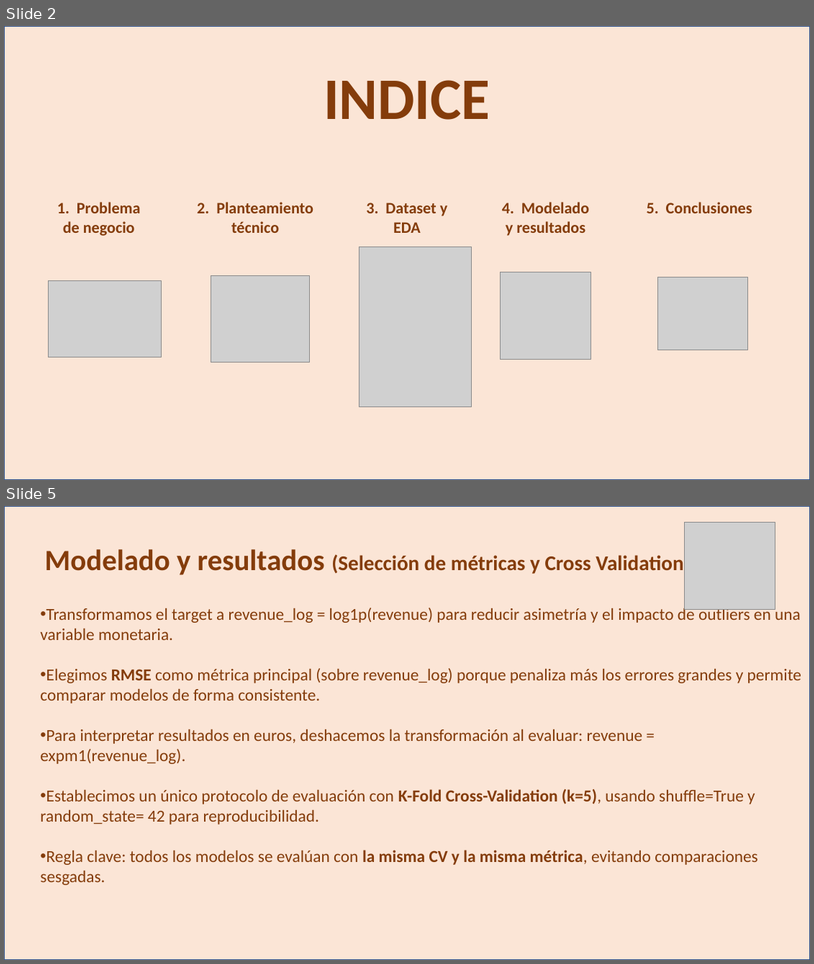
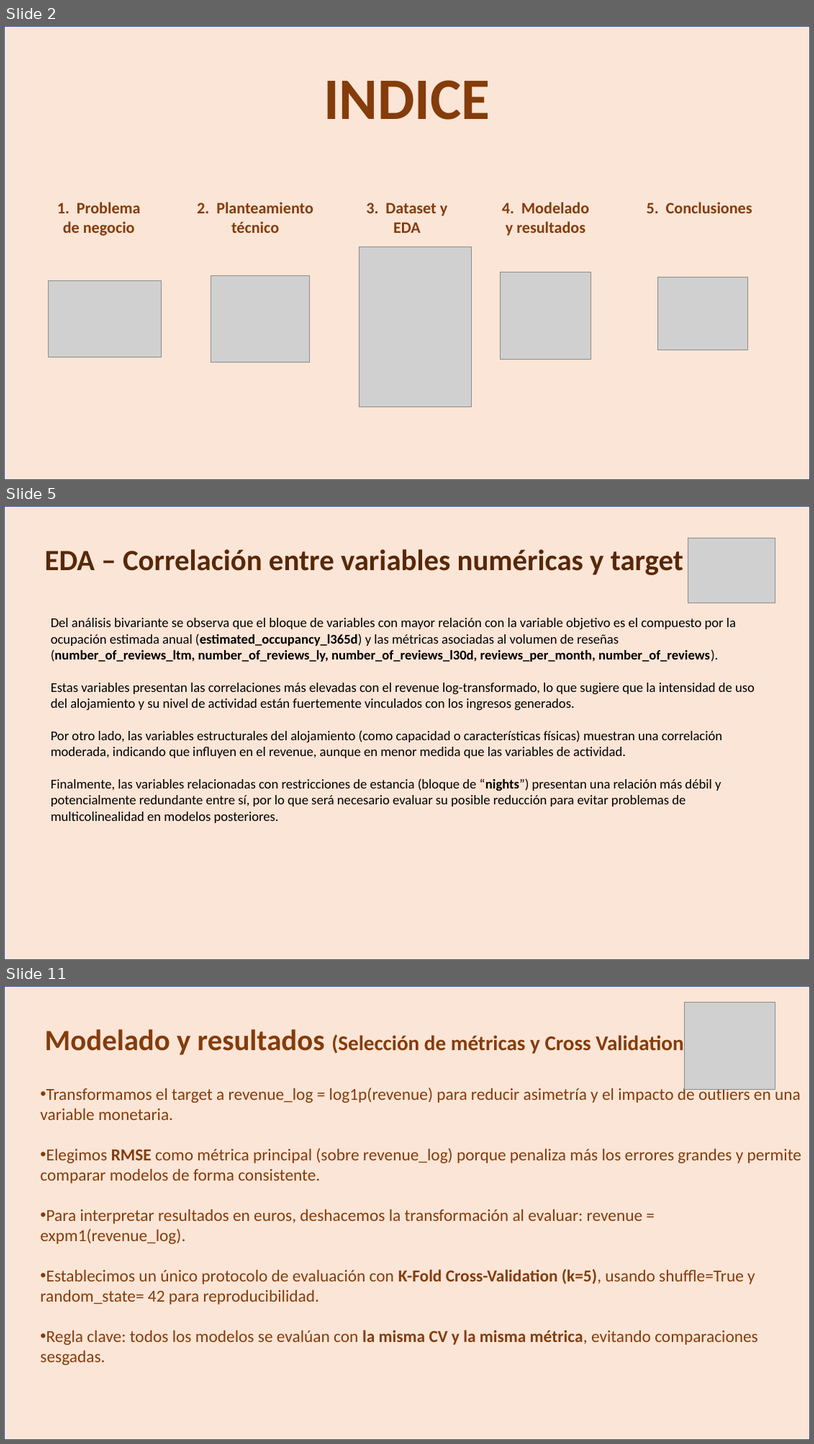
Before and after one commit to HimuraFresh/ML_-Grupo_1-, a slide deck: ML_ppt.pptx. Shown one above the other, each under a label of ours: slides 2 and 5 before the commit, slides 2, 5 and 11 after it; the slides between them are not shown. The pictures are 814x964 and 814x1444 pixels, drawn with LibreOffice and Linux fonts; fonts in the diff are those of the drawing; grey boxes stand for pictures. Boxes give left, top, right and bottom in pixels: in the first picture for what was removed or moved away, otherwise in the second. Text is boxed around its words. In the diff, an @@ line names an element or a change of style, - is before the commit and + after.

```diff
--- a/ML_ppt.pptx
+++ b/ML_ppt.pptx
@@ slide 5 added at bbox=[4, 506, 810, 960], background #FFFFFF @@
@@ rectangle added at bbox=[4, 506, 810, 960], fill #FBE5D6, outline #325490 1 pt @@
@@ picture added at bbox=[689, 538, 776, 602] @@
@@ text added at bbox=[45, 549, 684, 575], 35 pt, text #582808, bold @@
+EDA – Correlación entre variables numéricas y target
@@ text added at bbox=[51, 618, 755, 823], 16 pt, text #000000 @@
+Del análisis bivariante se observa que el bloque de variables con mayor relación con la variable objetivo es el compuesto por la ocupación estimada anual (estimated_occupancy_l365d) y las métricas asociadas al volumen de reseñas (number_of_reviews_ltm, number_of_reviews_ly, number_of_reviews_l30d, reviews_per_month, number_of_reviews).
+Estas variables presentan las correlaciones más elevadas con el revenue log-transformado, lo que sugiere que la intensidad de uso del alojamiento y su nivel de actividad están fuertemente vinculados con los ingresos generados.
+Por otro lado, las variables estructurales del alojamiento (como capacidad o características físicas) muestran una correlación moderada, indicando que influyen en el revenue, aunque en menor medida que las variables de actividad.
+Finalmente, las variables relacionadas con restricciones de estancia (bloque de “nights”) presentan una relación más débil y potencialmente redundante entre sí, por lo que será necesario evaluar su posible reducción para evitar problemas de multicolinealidad en modelos posteriores.
@@ what was slide 5 is now slide 11 @@
```
Also in this commit, not shown: 2 slides changed, 5 other slides added.
